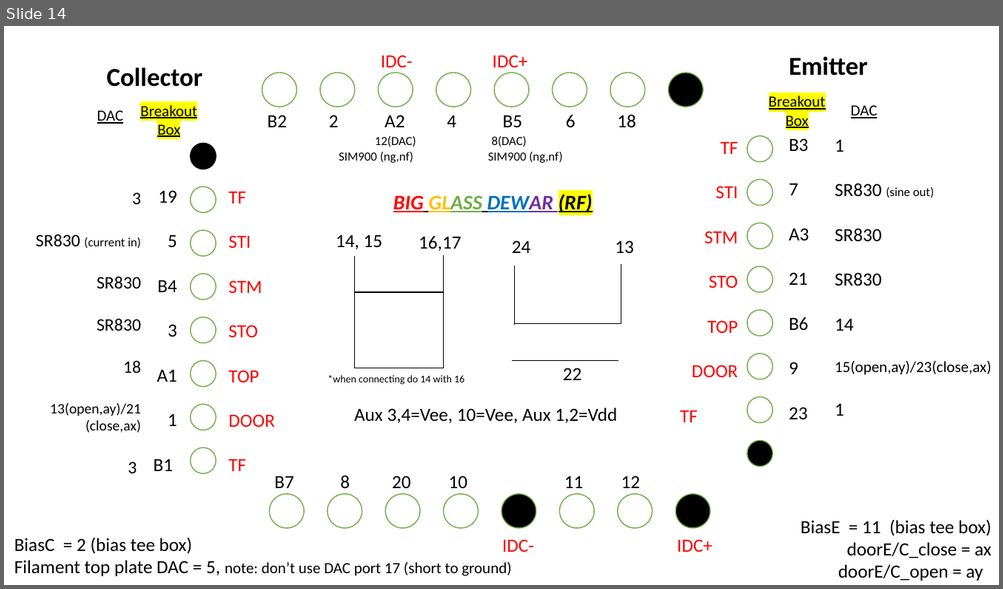
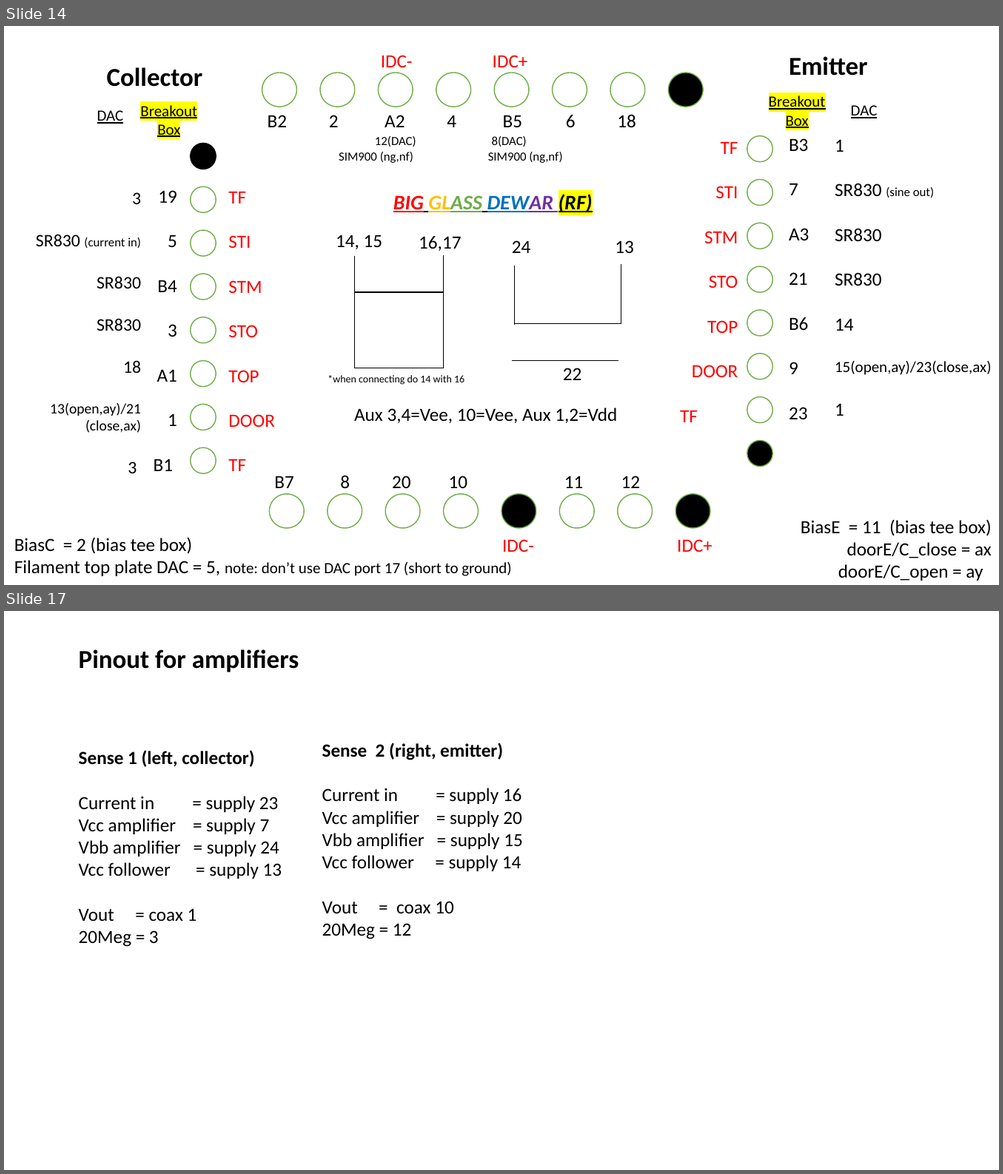
Before and after one commit to eelyon/LyonLabCodebase, a slide deck: matlabMeas/TiffanyMeasurementFunctions/IDC/ConnectionLayout.pptx. Shown one above the other, each under a label of ours: slide 14 before the commit, slides 14 and 17 after it; the slides between them are not shown. The pictures are 1003x589 and 1003x1174 pixels, drawn with LibreOffice and Linux fonts; fonts in the diff are those of the drawing. Boxes give left, top, right and bottom in pixels: in the first picture for what was removed or moved away, otherwise in the second. Text is boxed around its words. In the diff, an @@ line names an element or a change of style, - is before the commit and + after.

Commit message:
TwiddleSense

```diff
--- a/matlabMeas/TiffanyMeasurementFunctions/IDC/ConnectionLayout.pptx
+++ b/matlabMeas/TiffanyMeasurementFunctions/IDC/ConnectionLayout.pptx
@@ slide 17 added at [4,611,999,1170], background #FFFFFF @@
@@ text added at [79,649,299,672], 25 pt, text #000000, bold @@
+Pinout for amplifiers
@@ text added at [322,743,523,940], 18 pt, text #000000 @@
+Sense 2 (right, emitter)
+Current in = supply 16
+Vcc amplifier = supply 20
+Vbb amplifier = supply 15
+Vcc follower = supply 14
+Vout = coax 10
+20Meg = 12
@@ text added at [79,750,282,947], 18 pt, text #000000 @@
+Sense 1 (left, collector)
+Current in = supply 23
+Vcc amplifier = supply 7
+Vbb amplifier = supply 24
+Vcc follower = supply 13
+Vout = coax 1
+20Meg = 3
```
Also in this commit, not shown: 2 other slides added, 1 slide removed, 48 other files.
